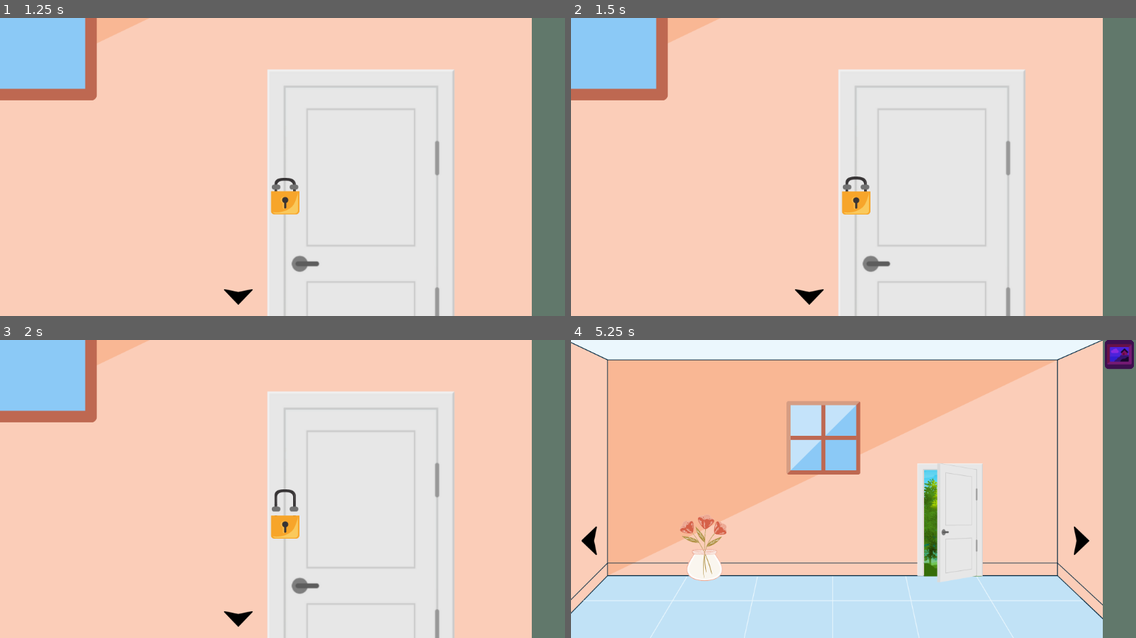
Above: before the commit, frames 1-4 (two rows, left to right).
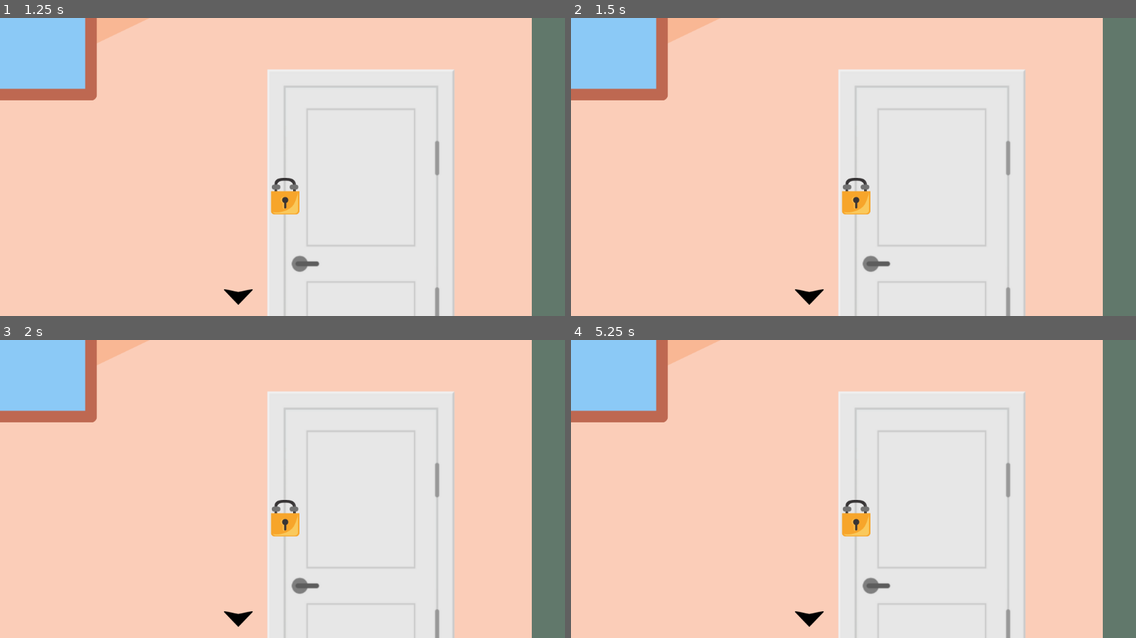
Above: after the commit, the same moments.

Repository: romanzes/godot-escape-room
Game: Godot game, scene res://Game.tscn
The game is run twice, just before and just after one commit, with the same random seed, the same clock (stepped at 60 frames per second) and the same inputs.
Inputs (mouse positions are in pixels of both pictures, inside the frame that each line leads up to):
- Up to frame 1 (1.25 s): tap Enter at 0.5 s; move the mouse to (378, 199) at 0.52 s; click (378, 199) at 0.67 s
- Up to frame 2 (1.5 s): tap Space at 1.25 s; move the mouse to (853, 193) at 1.27 s; click (853, 193) at 1.42 s
- Up to frame 3 (2 s): no input
- Up to frame 4 (5.25 s): move the mouse to (910, 423) at 2.02 s; click (910, 423) at 2.17 s; tap Enter at 2.75, 4.25 s; move the mouse to (949, 521) at 2.77 s; click (949, 521) at 2.92 s; tap Space at 3.5 s; move the mouse to (1023, 533) at 3.52 s; click (1023, 533) at 3.67 s; move the mouse to (684, 444) at 4.27 s; click (684, 444) at 4.42 s; click (1119, 354) at 5.02 s

Frame 1 is identical in both runs. In frame 2, less than 0.1% of the frame differs, in the area x 48-53%, y 53-66%; in frame 3, 0.3%; in frame 4, 70%, in the area x 0-100%, y 0-100%.

Commit message:
Unlock the lock with the key

Diff:
--- a/Door_Closeup.gd
+++ b/Door_Closeup.gd
@@ -4,8 +4,10 @@
 
 func _on_Lock_input_event(viewport, event, shape_idx):
 	if (event is InputEventMouseButton && event.pressed):
-		game.doorState = game.DoorState.CLOSED
-		$AnimationPlayer.play("lock_opening")
+		if (game.inventory.selectedItem == "Key"):
+			game.doorState = game.DoorState.CLOSED
+			game.inventory.removeItem("Key")
+			$AnimationPlayer.play("lock_opening")
 
 func _on_AnimationPlayer_animation_finished(anim_name):
 	if (anim_name == "lock_opening"):
--- a/Game.gd
+++ b/Game.gd
@@ -7,6 +7,7 @@
 var picturePickedUp: bool = false
 var vasePickedUp: bool = false
 var wrenchPickedUp: bool = false
+var keyPickedUp: bool = false
 
 enum DoorState { LOCKED, CLOSED, SEMI_OPEN, OPEN }
 var doorState = DoorState.LOCKED
--- a/InventoryList.gd
+++ b/InventoryList.gd
@@ -21,6 +21,9 @@
 		"Wrench":
 			path = "res://images/wrench_inventory.png"
 			game.wrenchPickedUp = true
+		"Key":
+			path = "res://images/key_inventory.png"
+			game.keyPickedUp = true
 	var item = InventoryItem.instance()
 	item.name = name
 	item.get_node("MarginContainer/TextureButton").texture_normal = load(path)
--- a/Wall2.gd
+++ b/Wall2.gd
@@ -5,3 +5,5 @@
 func _ready():
 	if (game.wrenchPickedUp):
 		$Wrench.queue_free()
+	if (game.keyPickedUp):
+		$Key.queue_free()
--- a/Wall2.tscn
+++ b/Wall2.tscn
@@ -1,10 +1,11 @@
-[gd_scene load_steps=8 format=2]
+[gd_scene load_steps=9 format=2]
 
 [ext_resource path="res://images/wall_2.png" type="Texture" id=1]
 [ext_resource path="res://Item.tscn" type="PackedScene" id=2]
 [ext_resource path="res://images/wrench.png" type="Texture" id=3]
 [ext_resource path="res://Teleport.tscn" type="PackedScene" id=4]
 [ext_resource path="res://Wall2.gd" type="Script" id=5]
+[ext_resource path="res://images/key.png" type="Texture" id=6]
 [ext_resource path="res://images/arrow_right.png" type="Texture" id=7]
 [ext_resource path="res://images/arrow_left.png" type="Texture" id=8]
 
@@ -19,6 +20,10 @@
 position = Vector2( 601, 496 )
 texture = ExtResource( 3 )
 
+[node name="Key" parent="." instance=ExtResource( 2 )]
+position = Vector2( 370, 377 )
+texture = ExtResource( 6 )
+
 [node name="ArrowLeft" parent="." instance=ExtResource( 4 )]
 position = Vector2( 36, 388 )
 texture = ExtResource( 8 )
